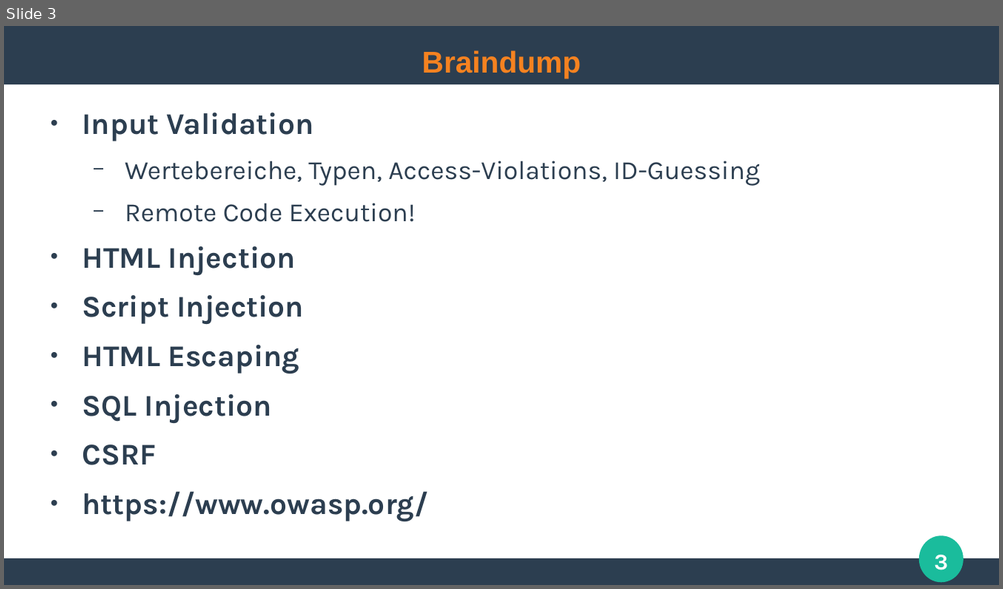
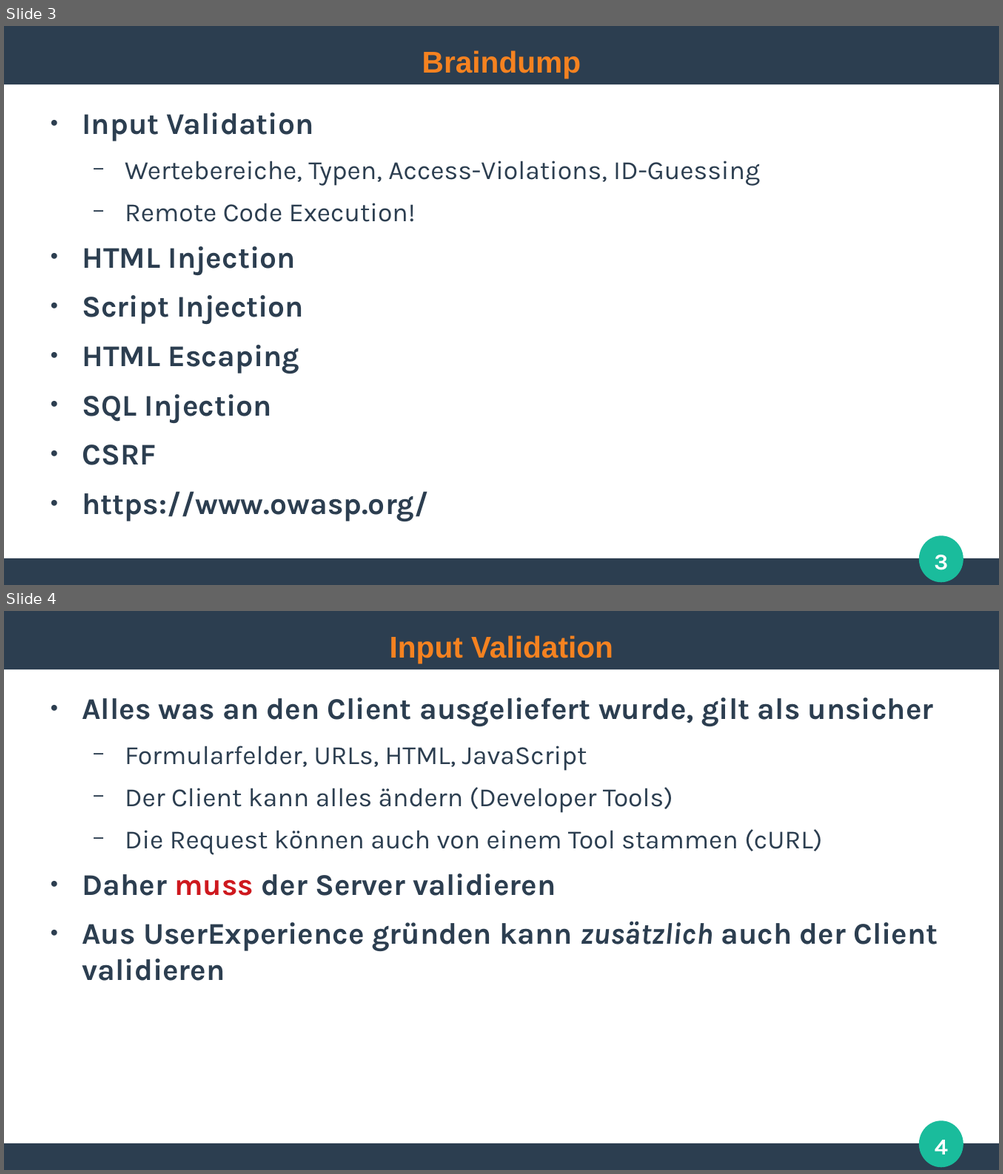
Before and after one commit to ghandmann/HS-AlbSig-WebAnwendungen2, a slide deck: Kapitel/06_WebSecurity.odp. Shown one above the other, each under a label of ours: slide 3 before the commit, slides 3 and 4 after it. The pictures are 1003x589 and 1003x1174 pixels, drawn with LibreOffice and Linux fonts; fonts in the diff are those of the drawing. Boxes give left, top, right and bottom in pixels: in the first picture for what was removed or moved away, otherwise in the second. Text is boxed around its words. In the diff, an @@ line names an element or a change of style, - is before the commit and + after.

```diff
--- a/Kapitel/06_WebSecurity.odp
+++ b/Kapitel/06_WebSecurity.odp
@@ slide 4 added at [4, 611, 999, 1170], background #FFFFFF; not listed: 3 template elements that a slide beside it also shows @@
@@ title added at [390, 635, 613, 664], 24 pt, text #F58220, bold @@
+Input Validation
@@ text added at [82, 698, 937, 981], 24 pt, text #2C3E50, bold @@
+● Alles was an den Client ausgeliefert wurde, gilt als unsicher
+  − Formularfelder, URLs, HTML, JavaScript
+  − Der Client kann alles ändern (Developer Tools)
+  − Die Request können auch von einem Tool stammen (cURL)
+● Daher muss der Server validieren
+● Aus UserExperience gründen kann zusätzlich auch der Client validieren
@@ page number added at [934, 1140, 948, 1155], 18 pt, text #FFFFFF, bold @@
+4
```
Also in this commit, not shown: 17 other slides added.
